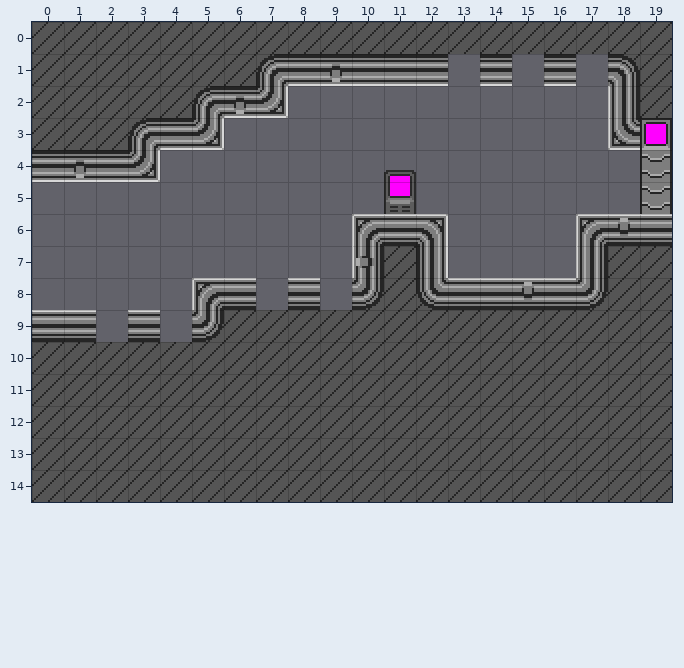
Tiled map: assets/tilemaps/iteration/1/jump.tmx. Above, as it was before the edit.
Cells are 16x16 px. Shown: x 0..19, y 0..14.
And afterwards:
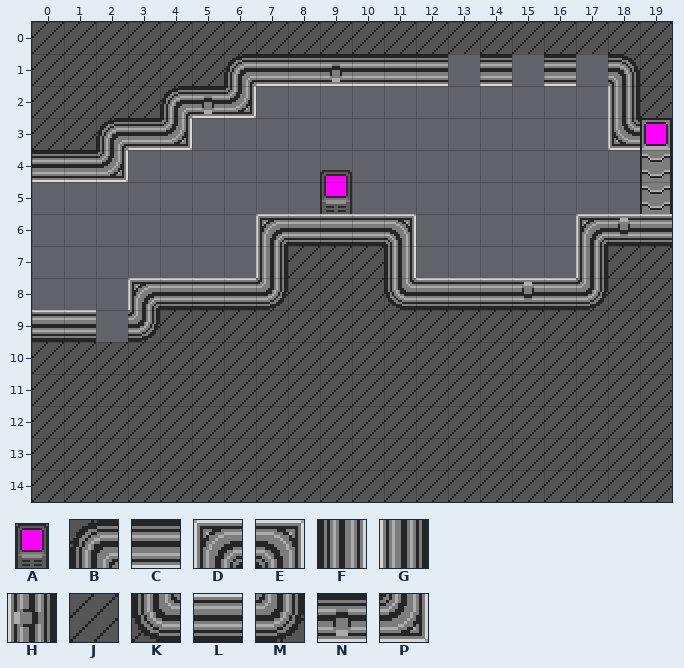
Key: from "terminal": A 0; from "walls": B 0, C 1, D 3, E 5, F 20, G 22, H 23, J 24, K 40, L 41, M 42, N 44, P 45.
_ is an empty cell, . an unchanged one.
Objects are placed by their top-left corner, in cells (3,4 is the top-left corner of cell 3,4); size is 1x1 cell unless given.
Changes in this commit:
--- layer "walls"
@@ x 1..7 @@
- 1 .....JB
- 2 ...JBNP
- 3 .JBCP..
- 4 NCP....
+ 1 .....BC
+ 2 ...BNP_
+ 3 .BCP_..
+ 4 CP_....
@@ x 3..12 @@
- 6 ....___DLE
- 7 ....___HJF
- 8 __D._L_MJK
- 9 L_M.......
+ 6 ....DLLLE_
+ 7 ....GJJJF_
+ 8 DLL.MJJJKL
+ 9 MJJ.......
--- layer "things"
-A "terminal" at 11,4.6 size 1x1.4
+A "terminal" at 9,4.6 size 1x1.4
Where, in picture pixels (left, top, right, bottom), the same in both pictures:
changed: (74, 54, 448, 342)
